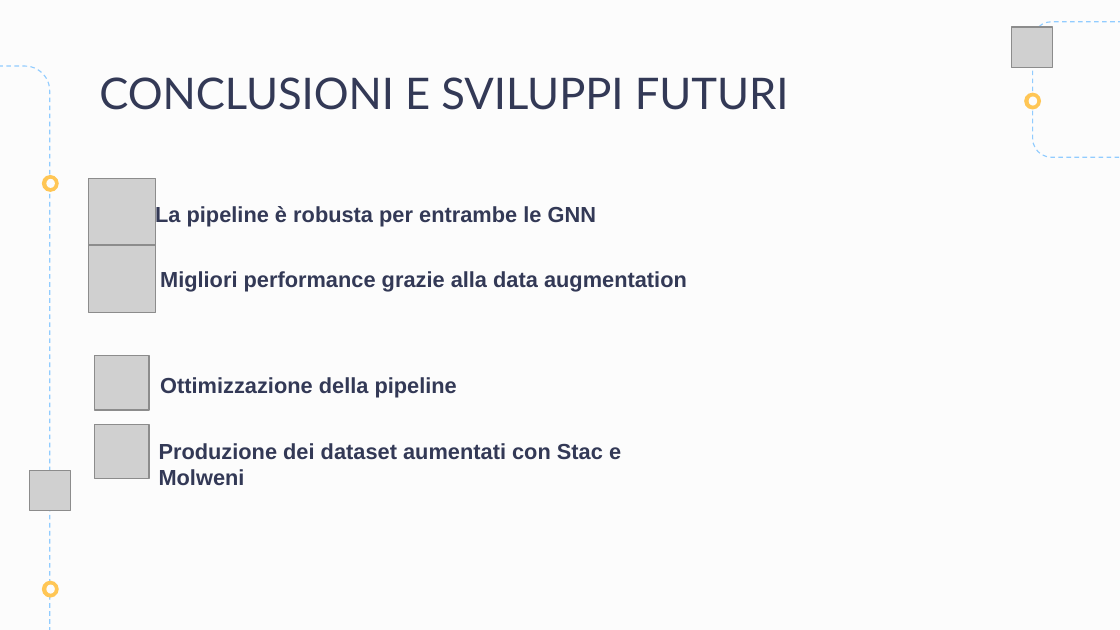
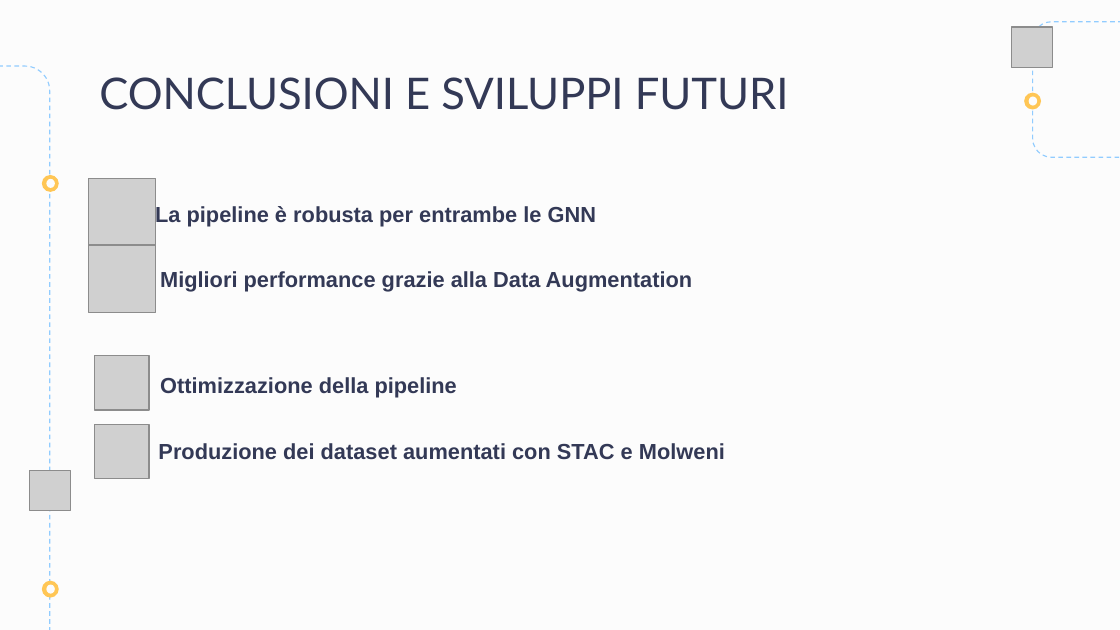
Before and after one commit to francesco-giorgione/DataAugmentation, a slide deck: slide 35 of presentazioneDA.pptx (slide 33 before the commit). Drawn at 1120x630 pixels with LibreOffice and Linux fonts; fonts in the diff are those of the drawing; grey boxes stand for pictures. Boxes give left, top, right and bottom in pixels: in the first picture for what was removed or moved away, otherwise in the second. Text is boxed around its words. In the diff, an @@ line names an element or a change of style, - is before the commit and + after.

```diff
--- a/presentazioneDA.pptx
+++ b/presentazioneDA.pptx
@@ text at box(160, 271, 692, 292): text changed @@
-Migliori performance grazie alla data augmentation
+Migliori performance grazie alla Data Augmentation
@@ text at box(158, 443, 725, 460): text changed @@
-Produzione dei dataset aumentati con Stac e Molweni
+Produzione dei dataset aumentati con STAC e Molweni
```
Also in this commit, not shown: 5 other slides changed, 2 slides added.
